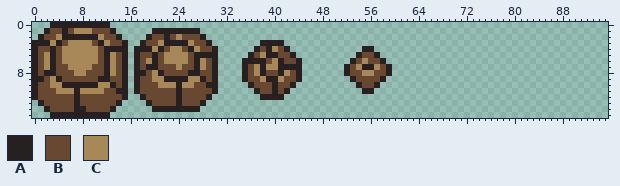
File history of a sprite sheet, data/sprites/entities/blocks/stone_brown.png. The picture above was drawn from the file before the commit.
The file is 96x16 pixels. The old version is drawn lined up with the new one.
Palette (. is transparent): A #282020  B #684830  C #a88858
Pixels before, first column x 0:
 0 ...AAAAAAAAAA...............................................
 1 ..ABBABCCCBBBA......AAAAAAAA................................
 2 .ABBCAAAAAACBBA....ABBABCBBBA...............................
 3 AAACABCCCCBACBBA..ABBCAAAACBBA........AAAA..................
 4 ABBABCCCCCCBAAAA.AAACABCCBACBBA......ABACBA............AA...
 5 ABCABCCCCCCBACBA.ABBABCCCCBAAAA.....ABCAABBA..........ABBA..
 6 ABCABCCCCCCBACBA.ABCABCCCCBACBA....AAAABCABBA........ABCBBA.
 7 ABCABBCCCCBBACBA.ABAABBBCBBACBA....ABCACCAAAA.......ABCAACBA
 8 ABAABBBCCBBBACBA.AABCABBBBAABBA....ABCABBACBA.......ABBCCBBA
 9 AABCABBBBBBAABBA.ABBCCAAAACCABA....ABBCAACBBA........ABBBBA.
10 ABBCCAAAAAACCABA.ABBBCCCACCBBAA.....ABBBABBA..........ABBA..
11 ABBBCCCACCCCBBAA.ABBBBBBABBBBBA......ABBABA............AA...
12 ABBBBBBABBBBBBBA..ABBBBBABBBBA........AAAA..................
13 .ABBBBBABBBBBBA....ABBBBABBBA...............................
14 ..ABBBBAABBBBA......AAAAAAAA................................
15 ...AAAAAAAAAA...............................................
Once edited:
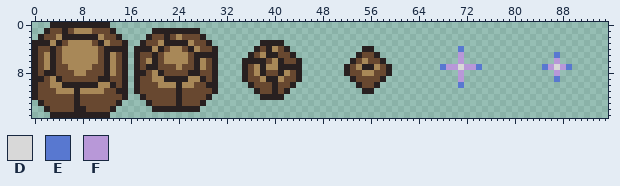
Colours new in this view: D #d8d8d8  E #5878d0  F #b898d8
The author wrote: Bush falling et burning animation + stone block
Difference:
drawings rearranged on the sheet (the old picture shows each at its new place; 2 dropped ones are not shown)
Changed rows in their new state; - is an unchanged pixel.
first column x 68:
 4 ---E------------------
 5 ---F---------------E--
 6 ---F---------------F--
 7 EFFDFFE----------EFDFE
 8 ---F---------------F--
 9 ---F---------------E--
10 ---E------------------
Changed places in both pictures, as pixel boxes (x1, y1, x2, y2):
added: (440, 46, 482, 88)
added: (542, 52, 572, 82)
